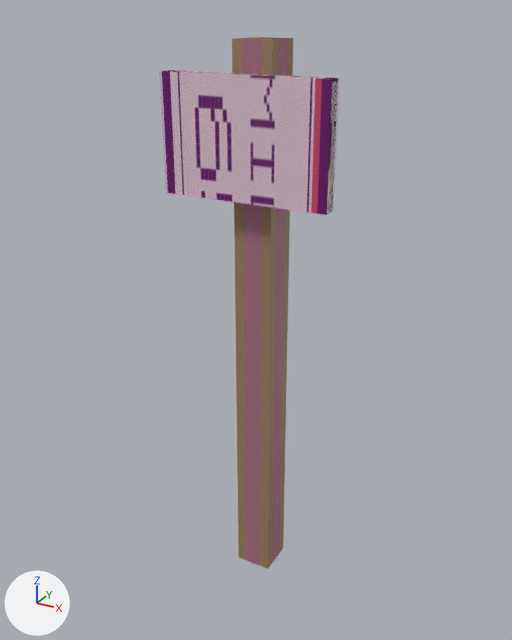
The COLLADA model beamng-props/mile-marker/export/dae/milemarker_065.dae as it was, and as the next commit left it.
Camera for both pictures: a 50 mm camera at (0.801, -1.489, 1.51) aimed at (-0.013, -0.008, 0.77). Arrows for +X, +Y and +Z are at lower left; the lights stay in place. The older version comes first. Where no turn or scale is listed for an object, it has been applied to the vertices.

The first picture shows 'Colmesh_post-1', 'Colmesh_sign-1', 'post', 'sign'.
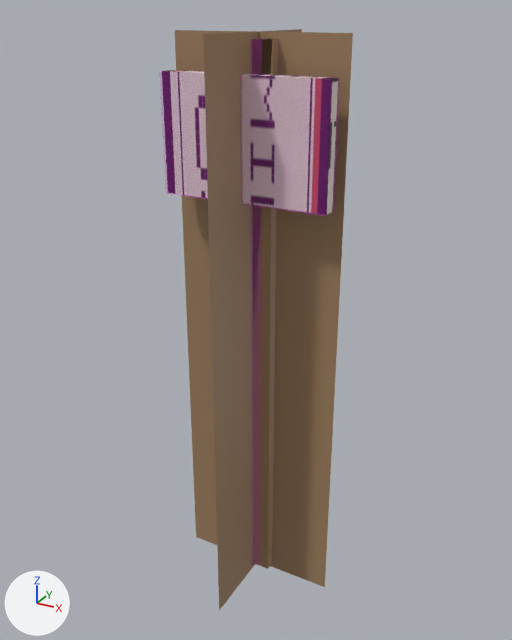
The newer file is also turned or shifted as a whole; pictures and numbers use the older file's frame.

The change, as a list of edits to the scene's bpy script:
```text
Add me_milemarker_065_a800:
    me_milemarker_065_a800.from_pydata(...)  # a box spanning x -0.05..0.05, y -0.05..0.05, z 0.0..1.45, material slot 0; a box spanning x -0.21..0.21, y -0.095..-0.065, z 1.1..1.38, material slot 1
    me_milemarker_065_a800.materials.append(mat_wood_064)  # brown #a08161
    me_milemarker_065_a800.materials.append(mat_sign_064)  # picture img_mile_065_png
Add me_milemarker_065_a50:
    me_milemarker_065_a50.from_pydata([(-0.22, 0.0, -0.014), (0.22, 0.0, -0.014), (0.22, 0.0, 1.464), (-0.22, 0.0, 1.464), (0.0, -0.22, -0.014), (0.0, 0.22, -0.014), (0.0, 0.22, 1.464), (0.0, -0.22, 1.464)], [], [(1, 3, 0), (5, 7, 4), (1, 2, 3), (5, 6, 7)])
    me_milemarker_065_a50.materials.append(mat_wood_064)  # brown #a08161
Change ob_milemarker_065_a800:
    ob_milemarker_065_a800: bpy.data.objects.new('milemarker_065_a800', None) -> bpy.data.objects.new('milemarker_065_a800', me_milemarker_065_a800)
Remove ob_post:
    ob_post = bpy.data.objects.new('post', me_cube)
    ob_post.location = (0.0, 0.0, 0.725)
Remove ob_sign:
    ob_sign = bpy.data.objects.new('sign', me_cube_001)
    ob_sign.location = (0.0, -0.08, 1.24)
Add ob_milemarker_065_a50:
    ob_milemarker_065_a50 = bpy.data.objects.new('milemarker_065_a50', me_milemarker_065_a50)
    ob_milemarker_065_a50.location = (0.0, -0.022, 0.0)
```

Boxes [x1, y1, x2, y2] around the edits, measured in the pictures (512 x 640 px):
'milemarker_065_a50', added (brown)
    after: [175, 29, 353, 610]
'post', deleted (brown)
    before: [232, 37, 293, 569]
'milemarker_065_a800', now drawn
    after: [167, 39, 338, 569]
    faces in mat_wood_064 (brown #a08161): [260, 39, 278, 569]
    faces in mat_sign_064 (picture img_mile_065_png): [167, 70, 338, 214]
'sign', deleted
    before: [171, 70, 338, 213]
